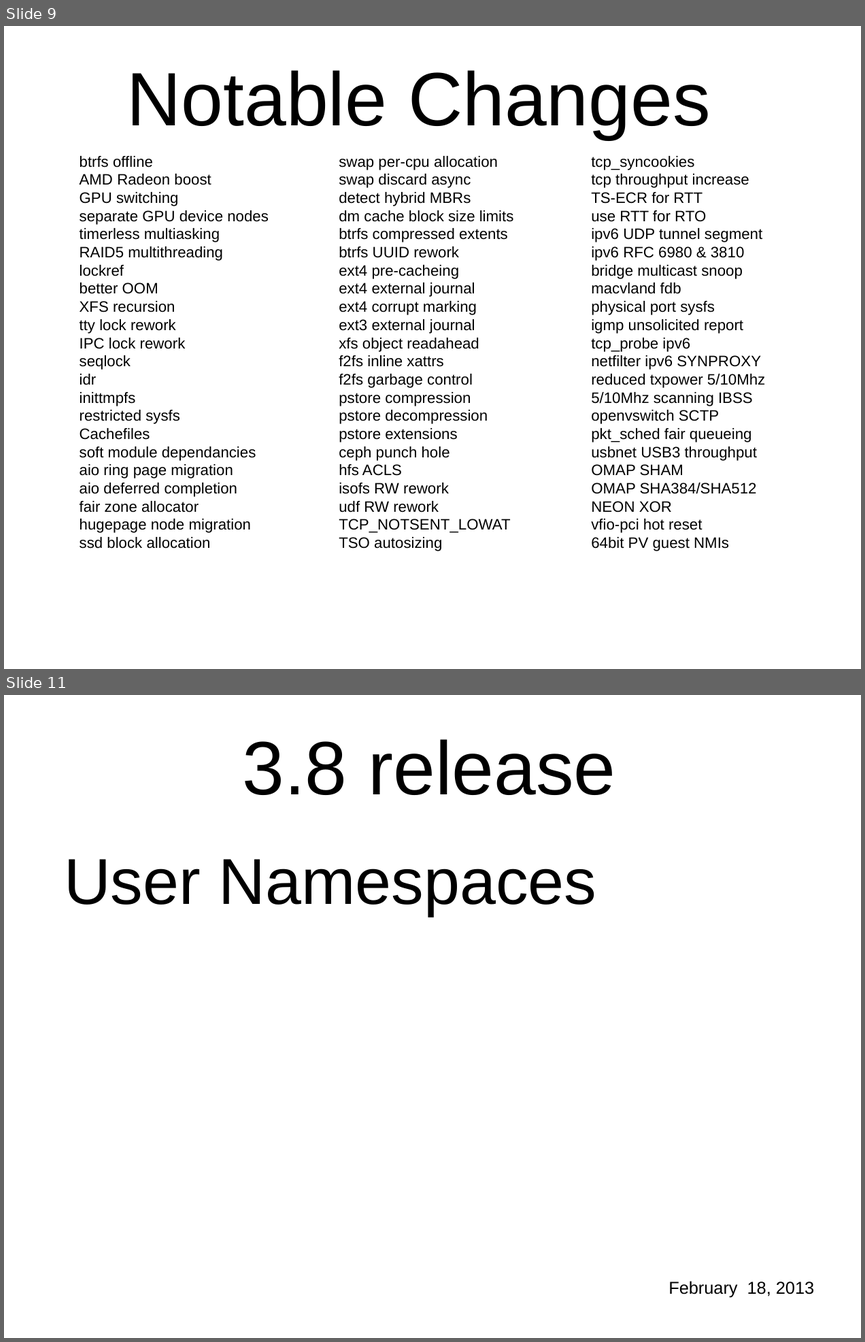
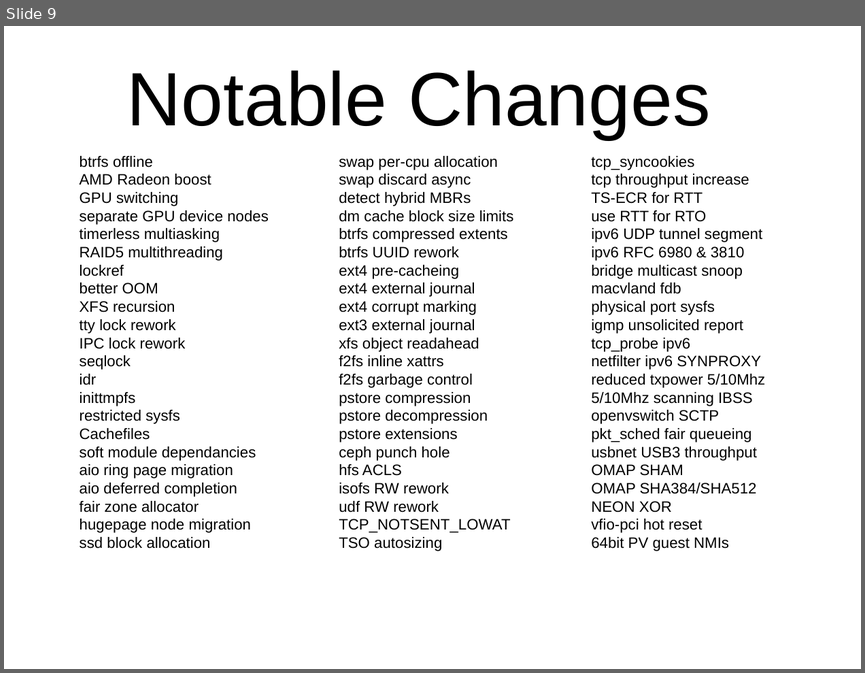
Before and after one commit to gregkh/kernel-development, a slide deck: lf_kernel-development.odp. Shown one above the other, each under a label of ours: slides 9 and 11 before the commit, slide 9 after it; the slides between them are not shown. The pictures are 865x1342 and 865x673 pixels, drawn with LibreOffice and Linux fonts; fonts in the diff are those of the drawing; background and template pictures are left out. Boxes give left, top, right and bottom in pixels: in the first picture for what was removed or moved away, otherwise in the second. Text is boxed around its words. In the diff, an @@ line names an element or a change of style, - is before the commit and + after.

```diff
--- a/lf_kernel-development.odp
+++ b/lf_kernel-development.odp
@@ slide 11 removed at box(4, 695, 861, 1338), background picture (left out) @@
@@ text removed at box(242, 739, 615, 795) @@
-3.8 release
@@ text removed at box(64, 859, 597, 916) @@
-User Namespaces
@@ text removed at box(668, 1280, 814, 1297) @@
-February 18, 2013
```
Also in this commit, not shown: 29 slides added, 25 other slides removed.
